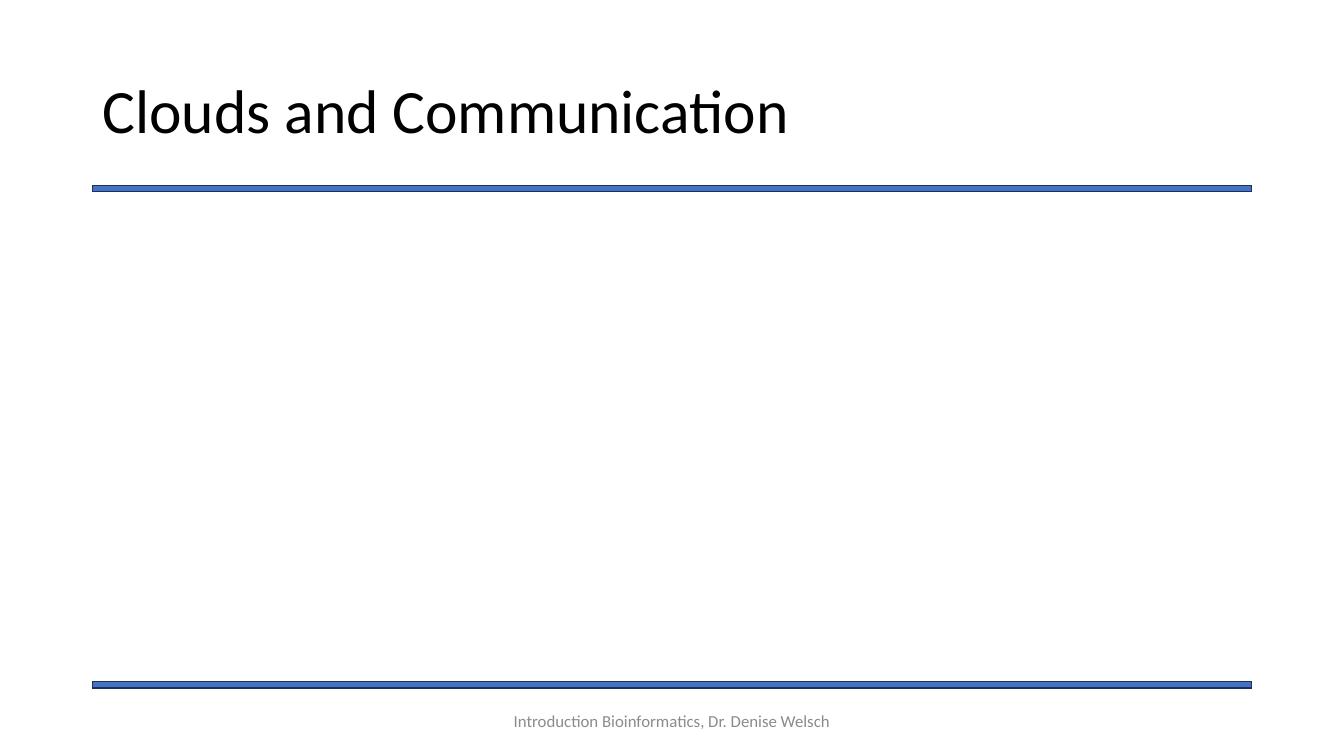
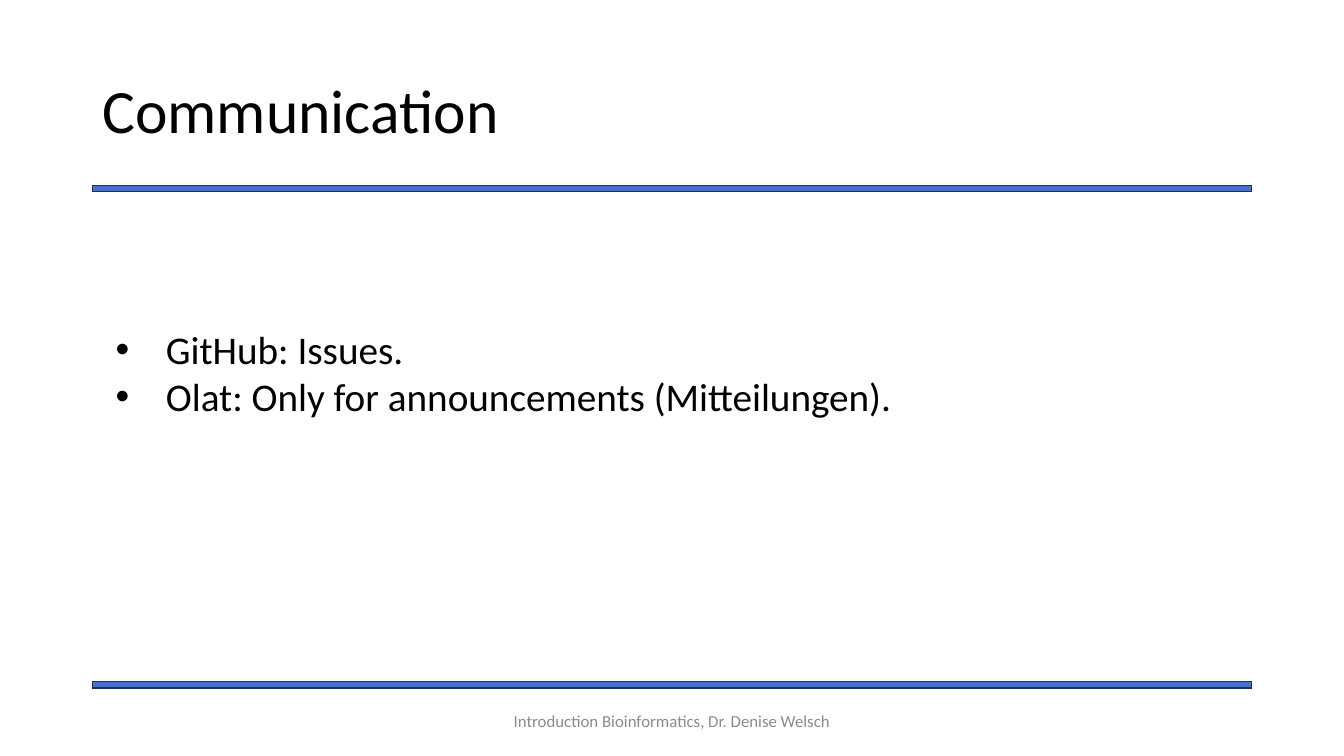
Before and after one commit to Statsomat/BayesTwoProp, a slide deck: slide 3 of documents/Introduction.pptx. Drawn at 1344x756 pixels with LibreOffice and Linux fonts; fonts in the diff are those of the drawing. Boxes give left, top, right and bottom in pixels: in the first picture for what was removed or moved away, otherwise in the second. Text is boxed around its words. In the diff, an @@ line names an element or a change of style, - is before the commit and + after.

```diff
--- a/documents/Introduction.pptx
+++ b/documents/Introduction.pptx
@@ title at (x1=102, y1=90, x2=498, y2=134): text changed @@
-Clouds and Communication
+Communication
@@ text added at (x1=166, y1=336, x2=891, y2=418), 28 pt, text #000000 @@
+• GitHub: Issues.
+• Olat: Only for announcements (Mitteilungen).
```
Also in this commit, not shown: 1 other slide changed, 2 slides added, 1 slide removed.
